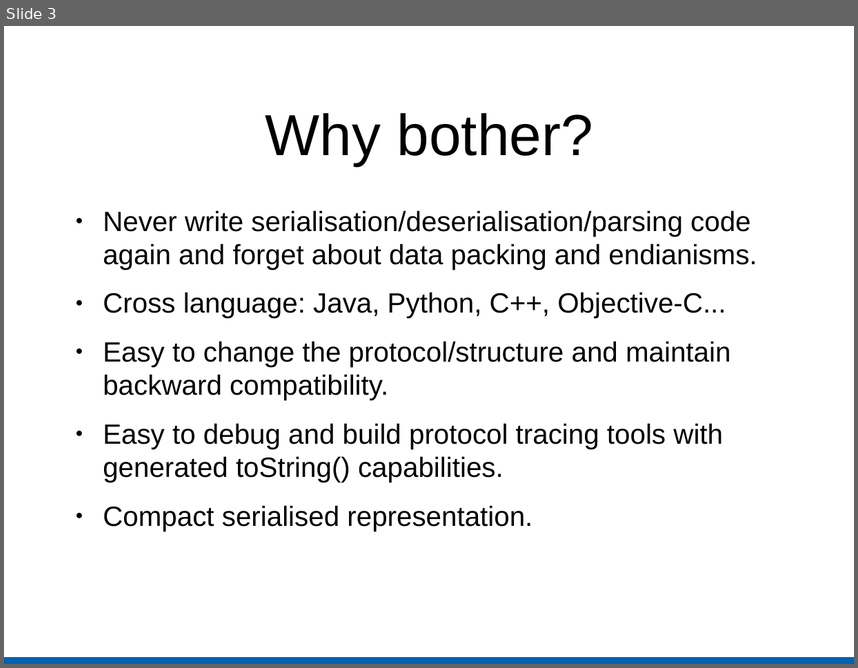
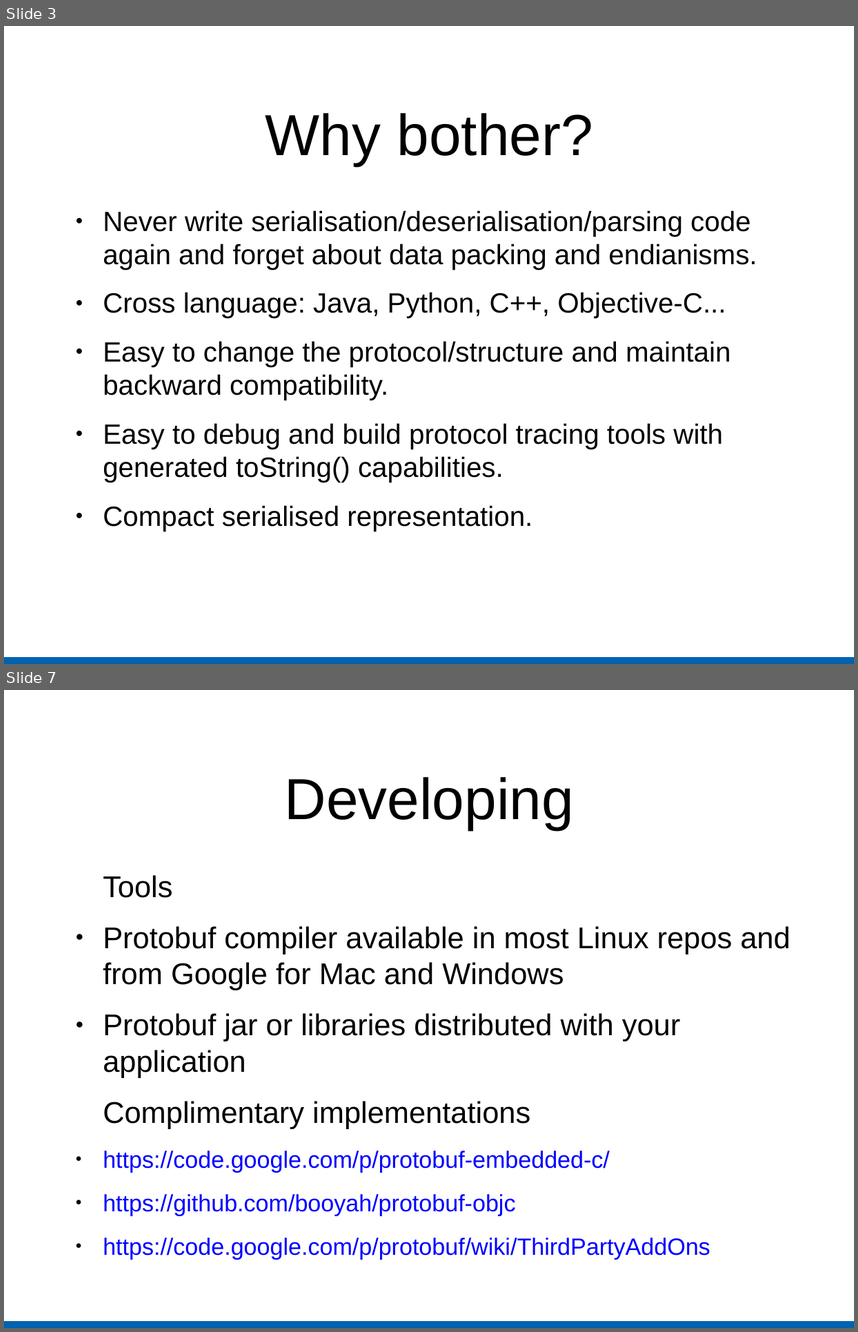
Before and after one commit to warwickhunter/play, a slide deck: protobuf_preso/google_protocol_buffers.odp. Shown one above the other, each under a label of ours: slide 3 before the commit, slides 3 and 7 after it; the slides between them are not shown. The pictures are 858x668 and 858x1332 pixels, drawn with LibreOffice and Linux fonts; fonts in the diff are those of the drawing. Boxes give left, top, right and bottom in pixels: in the first picture for what was removed or moved away, otherwise in the second. Text is boxed around its words. In the diff, an @@ line names an element or a change of style, - is before the commit and + after.

```diff
--- a/protobuf_preso/google_protocol_buffers.odp
+++ b/protobuf_preso/google_protocol_buffers.odp
@@ slide 7 added at <box>4,690,854,1328</box>, background #FFFFFF; not listed: 1 template element that a slide beside it also shows @@
@@ title added at <box>285,777,574,829</box>, 54 pt, text #000000 @@
+Developing
@@ text added at <box>103,875,790,1259</box>, 28 pt, text #000000 @@
+Tools
+● Protobuf compiler available in most Linux repos and from Google for Mac and Windows
+● Protobuf jar or libraries distributed with your application
+Complimentary implementations
+● https://code.google.com/p/protobuf-embedded-c/
+● https://github.com/booyah/protobuf-objc
+● https://code.google.com/p/protobuf/wiki/ThirdPartyAddOns
```
Also in this commit, not shown: 1 slide changed, 5 other slides added, 1 slide removed, 3 other files.
